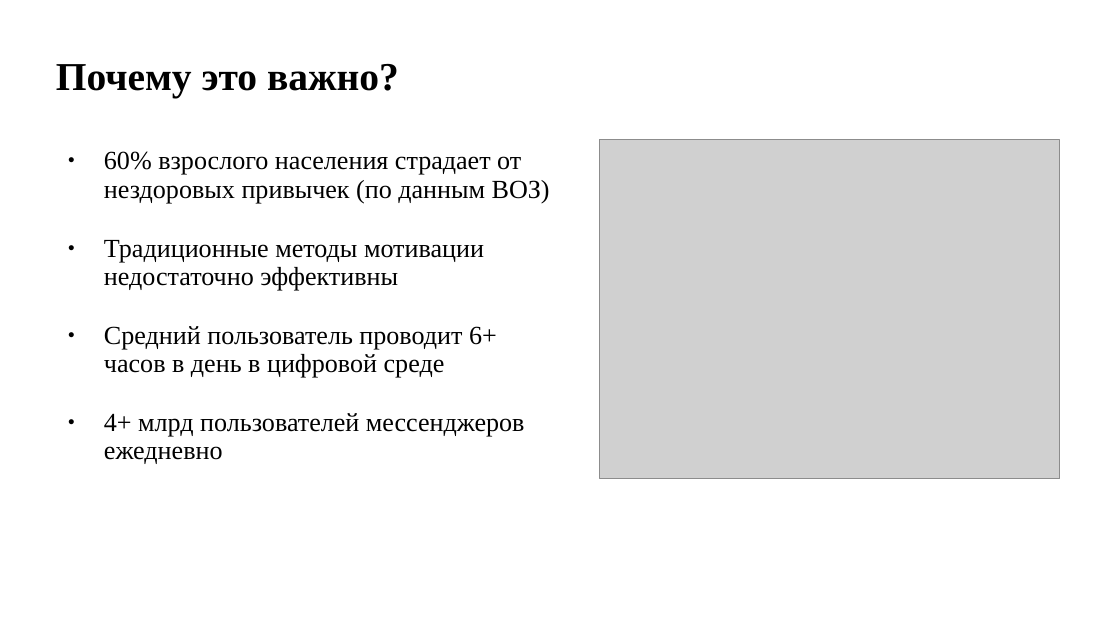
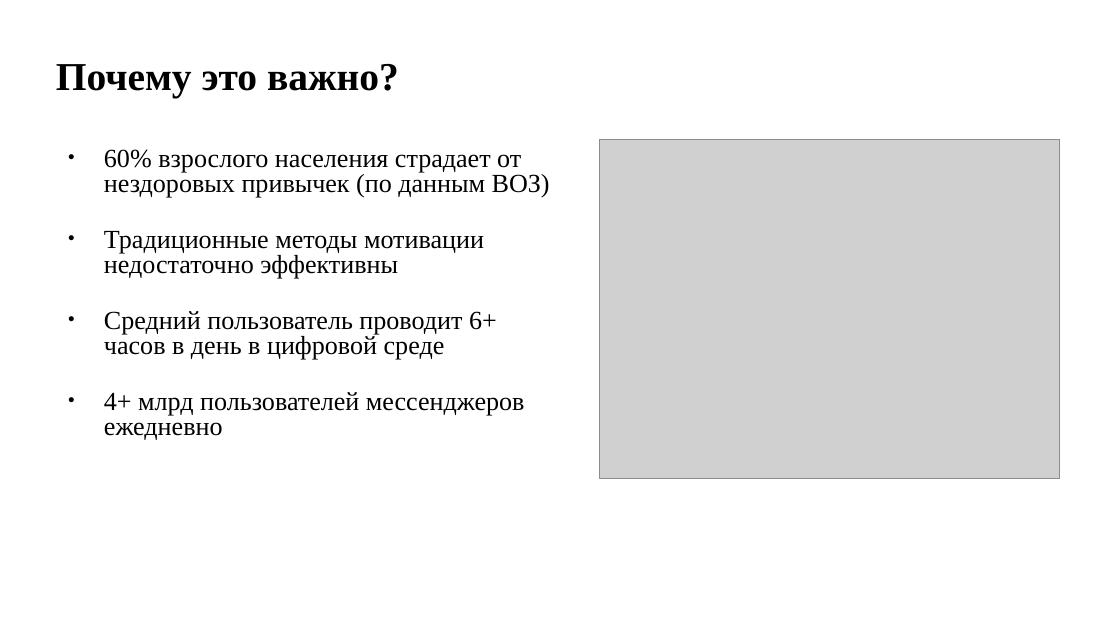
Before and after one commit to pagamov/pagamov_bot, a slide deck: slide 4 of docs/1 практика/Гамов_Презентация Отчет НИР_26.pptx (slide 3 before the commit). Drawn at 1120x630 pixels with LibreOffice and Linux fonts; fonts in the diff are those of the drawing; grey boxes stand for pictures. Boxes give left, top, right and bottom in pixels: in the first picture for what was removed or moved away, otherwise in the second. Text is boxed around its words. In the diff, an @@ line names an element or a change of style, - is before the commit and + after.

```diff
--- a/docs/1 практика/Гамов_Презентация Отчет НИР_26.pptx
+++ b/docs/1 практика/Гамов_Презентация Отчет НИР_26.pptx
@@ text "60% взрослого населения страдает от ..." at (104, 149, 550, 440): line spacing 0.9 to 0.8 @@
```
Also in this commit, not shown: 1 other slide changed, 1 slide added, 9 other files.
